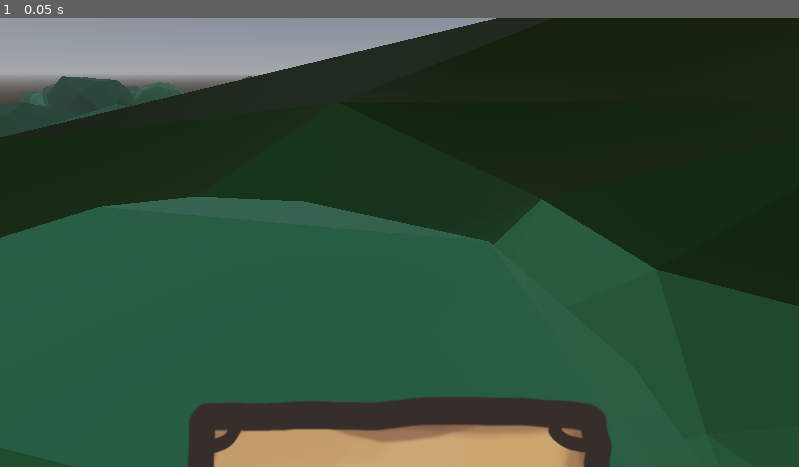
Above: before the commit, frame 1.
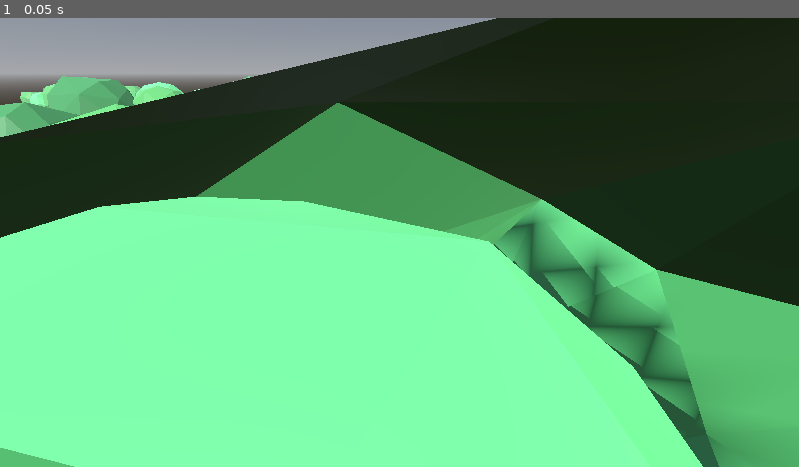
Above: after the commit, the same moment.

Repository: Boyquotes/nomad-realms-expeditions
Game: Godot game, scene res://game.tscn
Same seed, same stepped clock (60 frames per second), same inputs: the game is played once before the commit and once after it.
Inputs:
- Up to frame 1 (0.05 s): no input

The runs differ from the first frame. In frame 1, 59% of the frame differs, in the area x 0-100%, y 12-100%.

Commit message:
Create 3D menu model

Diff:
--- a/game.tscn
+++ b/game.tscn
@@ -32,4 +32,9 @@
 one_shot = true
 autostart = true
 
+[node name="DirectionalLight3D" type="DirectionalLight3D" parent="."]
+transform = Transform3D(1, 0, 0, 0, 0.697002, 0.717069, 0, -0.717069, 0.697002, 0, 6.06698, 4.11567)
+shadow_enabled = true
+shadow_reverse_cull_face = true
+
 [connection signal="timeout" from="SpawnPlayerTimer" to="." method="_on_spawn_player_timer_timeout"]
--- a/visuals/ui/card_dashboard_gui.tscn
+++ b/visuals/ui/card_dashboard_gui.tscn
@@ -1,6 +1,5 @@
-[gd_scene load_steps=5 format=3 uid="uid://cgofwnvdncbv3"]
+[gd_scene load_steps=4 format=3 uid="uid://cgofwnvdncbv3"]
 
-[ext_resource type="Texture2D" uid="uid://bnosfl8xvfb5" path="res://assets/hand_zone.png" id="1_4rdd3"]
 [ext_resource type="Script" path="res://visuals/ui/card_dashboard_gui.gd" id="1_6rwx1"]
 
 [sub_resource type="RectangleShape2D" id="RectangleShape2D_3qi7g"]
@@ -11,13 +10,6 @@
 
 [node name="CardDashboardGui" type="Node2D"]
 script = ExtResource("1_6rwx1")
-
-[node name="HandZone" type="Sprite2D" parent="."]
-position = Vector2(960, 1104)
-scale = Vector2(2, 2)
-texture = ExtResource("1_4rdd3")
-flip_h = true
-flip_v = true
 
 [node name="PlayArea" type="Area2D" parent="."]
 collision_layer = 8
Not shown, added: assets/menu.blend.import
Not shown, added: assets/menu.blend
